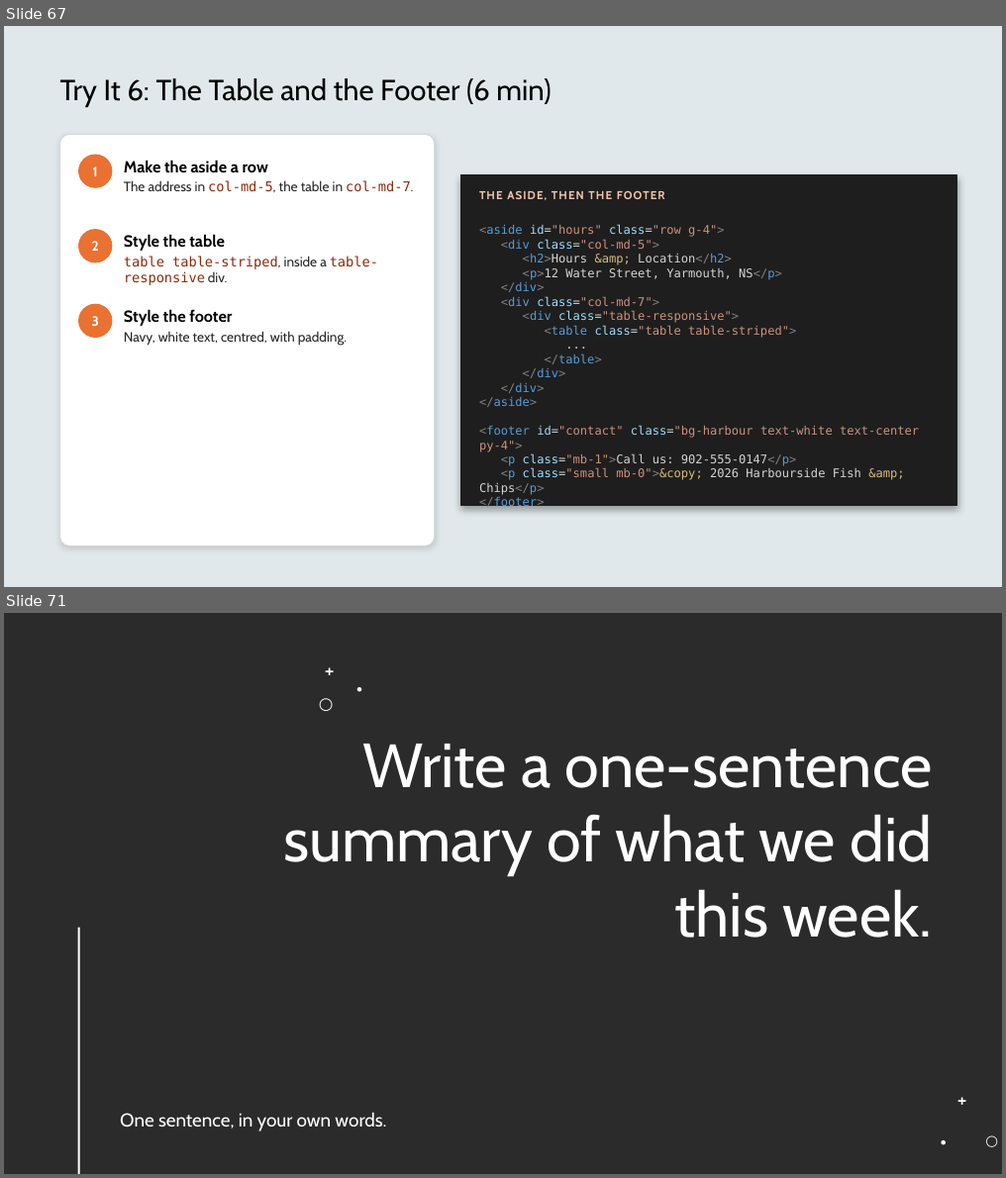
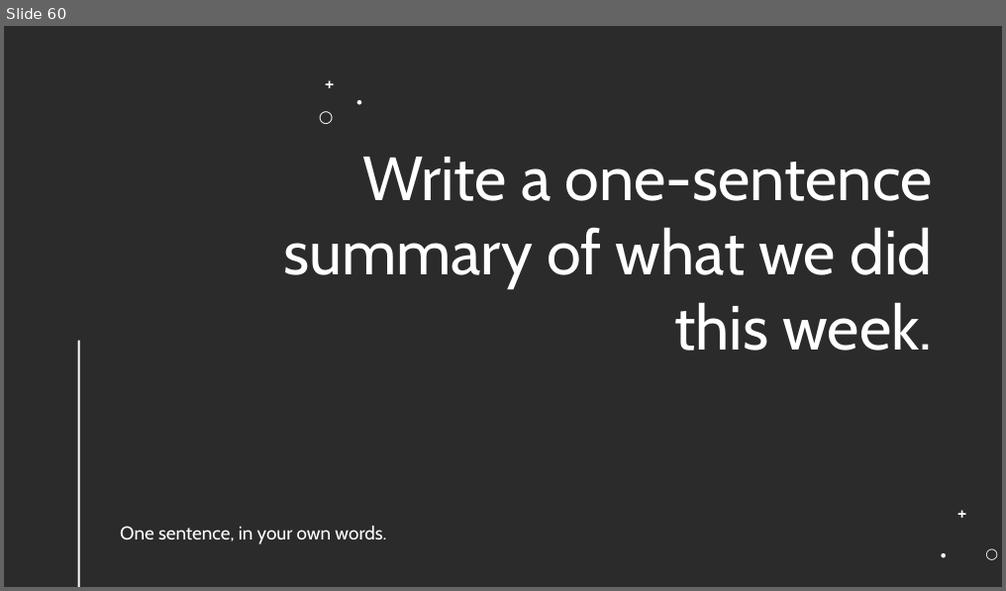
Before and after one commit to x97gfq/WEBD1000_Fall2026, a slide deck: 10_CSS_Frameworks/CSS_Frameworks_Bootstrap.pptx. Shown one above the other, each under a label of ours: slides 67 and 71 before the commit, slide 60 after it; the slides between them are not shown. The pictures are 1006x1178 and 1006x591 pixels, drawn with LibreOffice and Linux fonts; fonts in the diff are those of the drawing; background and template pictures are left out; a plain dark background stands for a picture behind light text. Boxes give left, top, right and bottom in pixels: in the first picture for what was removed or moved away, otherwise in the second. Text is boxed around its words. In the diff, an @@ line names an element or a change of style, - is before the commit and + after.

```diff
--- a/10_CSS_Frameworks/CSS_Frameworks_Bootstrap.pptx
+++ b/10_CSS_Frameworks/CSS_Frameworks_Bootstrap.pptx
@@ slide 67 removed at (4, 26, 1002, 587), background #E1E8EB @@
@@ text removed at (60, 78, 550, 107) @@
-Try It 6: The Table and the Footer (6 min)
@@ rounded rectangle removed at (60, 135, 435, 547) @@
@@ ellipse removed at (79, 155, 112, 187) @@
@@ text removed at (93, 167, 98, 176) @@
-1
@@ text removed at (124, 160, 268, 173) @@
-Make the aside a row
@@ text removed at (124, 180, 413, 193) @@
-The address in col-md-5, the table in col-md-7.
@@ rectangle removed at (460, 175, 957, 506) @@
@@ text removed at (479, 191, 665, 200) @@
-THE ASIDE, THEN THE FOOTER
@@ ellipse removed at (79, 230, 112, 263) @@
@@ text removed at (479, 224, 919, 495) @@
-<aside id="hours" class="row g-4">
-<div class="col-md-5">
-<h2>Hours &amp; Location</h2>
-<p>12 Water Street, Yarmouth, NS</p>
-</div>
-<div class="col-md-7">
-<div class="table-responsive">
-<table class="table table-striped">
-...
-</table>
-</div>
-</div>
-</aside>
-<footer id="contact" class="bg-harbour text-white text-center py-4">
-<p class="mb-1">Call us: 902-555-0147</p>
-<p class="small mb-0">&copy; 2026 Harbourside Fish &amp; Chips</p>
-</footer>
@@ text removed at (92, 241, 99, 251) @@
-2
@@ text removed at (124, 234, 225, 251) @@
-Style the table
@@ text removed at (124, 256, 378, 285) @@
-table table-striped, inside a table-responsive div.
@@ ellipse removed at (79, 304, 112, 338) @@
@@ text removed at (92, 316, 99, 326) @@
-3
@@ text removed at (124, 309, 232, 326) @@
-Style the footer
@@ text removed at (124, 331, 347, 346) @@
-Navy, white text, centred, with padding.
@@ what was slide 71 is now slide 60 @@
```
Also in this commit, not shown: 8 slides changed, 8 slides added, 18 other slides removed, 30 other files.
